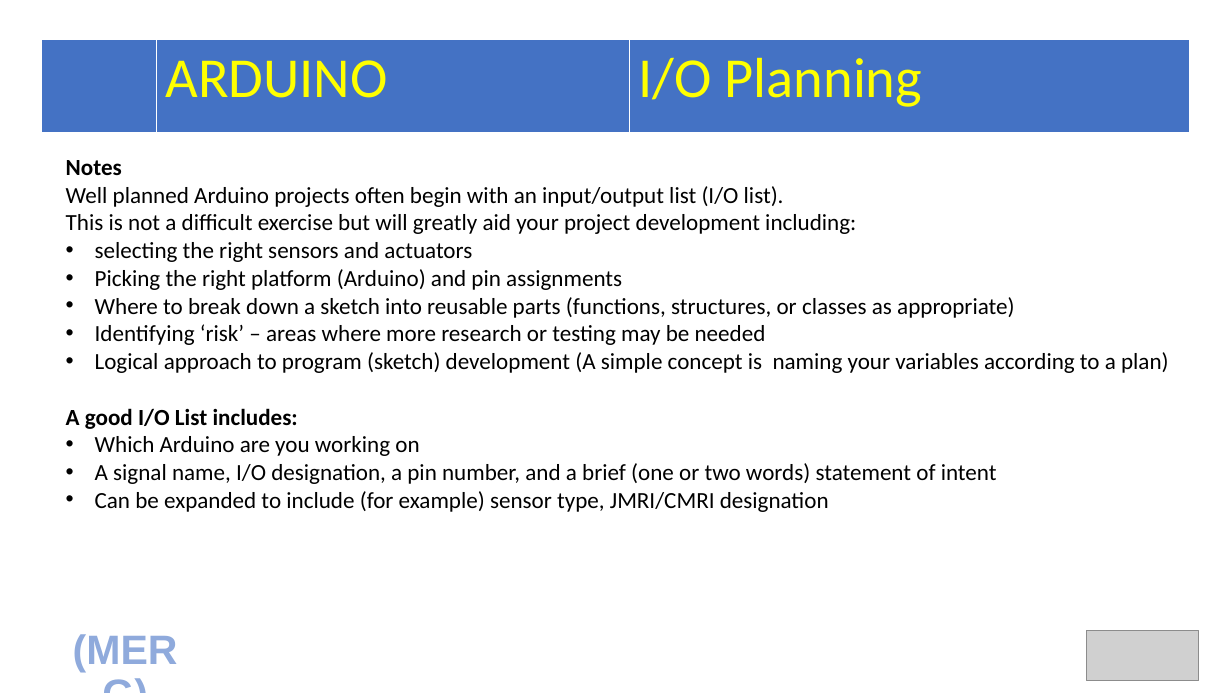
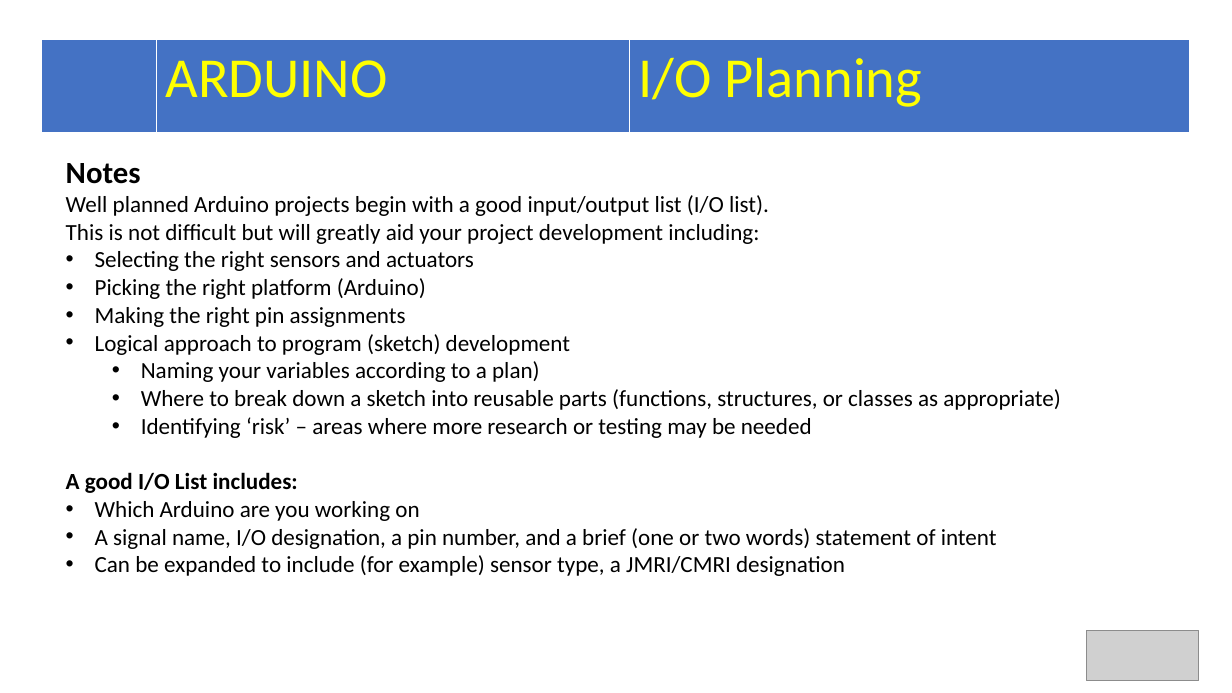
Before and after one commit to Alan-Lomax/MERG-SIG-Presentations, a slide deck: slide 32 of Arduino IO Compendium.pptx. Drawn at 1232x693 pixels with LibreOffice and Linux fonts; fonts in the diff are those of the drawing; grey boxes stand for pictures. Boxes give left, top, right and bottom in pixels: in the first picture for what was removed or moved away, otherwise in the second. Text is boxed around its words. In the diff, an @@ line names an element or a change of style, - is before the commit and + after.

Commit message:
Update Arduino IO Compendium.pptx
Including all of Sven's feedback.
Still to do: Servo testing

```diff
--- a/Arduino IO Compendium.pptx
+++ b/Arduino IO Compendium.pptx
@@ text at <box>66,163,1060,438</box>: size 18 to 24 pt in "Notes"; list level 1 to 2 in "Where to break down a ..."; list level 1 to 2 in "Identifying ‘risk’ – areas where ..." @@
@@ text at <box>66,195,769,382</box>: text changed @@
-Well planned Arduino projects often begin with an input/output list (I/O list).
-This is not a difficult exercise but will greatly aid your project development including:
-• selecting the right sensors and actuators
-• Picking the right platform (Arduino) and pin assignments
+Well planned Arduino projects begin with a good input/output list (I/O list).
+This is not difficult but will greatly aid your project development including:
+• Selecting the right sensors and actuators
+• Picking the right platform (Arduino)
+• Making the right pin assignments
+• Logical approach to program (sketch) development
+  • Naming your variables according to a plan)
@@ text at <box>95,352,1169,373</box>: paragraph removed @@
-• Logical approach to program (sketch) development (A simple concept is naming your variables according to a plan)
@@ text at <box>95,555,845,576</box>: text changed @@
-• Can be expanded to include (for example) sensor type, JMRI/CMRI designation
+• Can be expanded to include (for example) sensor type, a JMRI/CMRI designation
@@ text removed at <box>56,625,193,681</box> @@
-(MERG)
```
Also in this commit, not shown: 30 other slides changed, 1 slide added.
